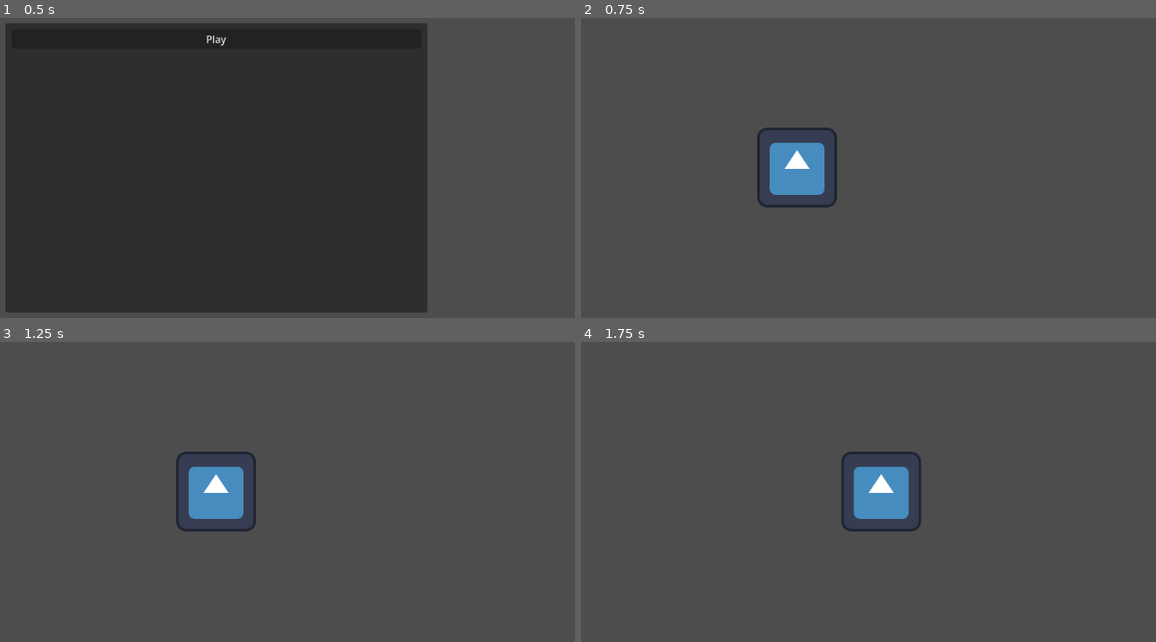
Above: before the commit, frames 1-4 (two rows, left to right).
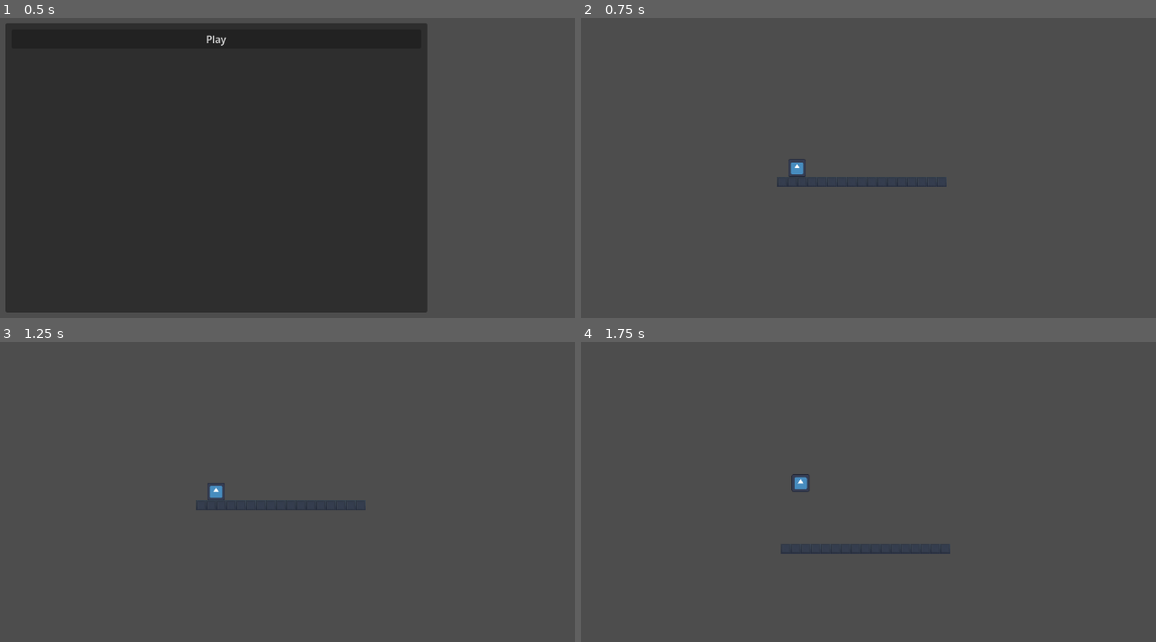
Above: after the commit, the same moments.

Repository: Husky0908/2DPlatformer
Game: Godot game, scene res://scenes/main_menu.tscn
Same seed, same stepped clock (60 frames per second), same inputs: the game is played once before the commit and once after it. The engine's default icon, where the game draws it, is replaced by a stand-in: a white triangle on a blue panel in a dark square.
Inputs:
- Up to frame 1 (0.5 s): no input
- Up to frame 2 (0.75 s): click "Play" at 0.5 s
- Up to frame 3 (1.25 s): no input
- Up to frame 4 (1.75 s): tap Enter (ui_accept) at 1.25, 1.52 s; hold Right (ui_right) from 1.28 s (still down); tap A (a, bound only after the commit) at 1.35 s; tap D (d, bound only after the commit) at 1.55 s

Frame 1 is identical in both runs. In frame 2, 2.5% of the frame differs, in the area x 30-64%, y 36-64%; in frame 3, 2.4%; in frame 4, 2.9%, in the area x 34-65%, y 36-71%.

Commit message:
kezdetleges dolgok

Diff:
--- a/project.godot
+++ b/project.godot
@@ -15,6 +15,29 @@
 config/features=PackedStringArray("4.6", "Mobile")
 config/icon="res://icon.svg"
 
+[input]
+
+w={
+"deadzone": 0.2,
+"events": [Object(InputEventKey,"resource_local_to_scene":false,"resource_name":"","device":-1,"window_id":0,"alt_pressed":false,"shift_pressed":false,"ctrl_pressed":false,"meta_pressed":false,"pressed":false,"keycode":0,"physical_keycode":87,"key_label":0,"unicode":119,"location":0,"echo":false,"script":null)
+]
+}
+a={
+"deadzone": 0.2,
+"events": [Object(InputEventKey,"resource_local_to_scene":false,"resource_name":"","device":-1,"window_id":0,"alt_pressed":false,"shift_pressed":false,"ctrl_pressed":false,"meta_pressed":false,"pressed":false,"keycode":0,"physical_keycode":65,"key_label":0,"unicode":97,"location":0,"echo":false,"script":null)
+]
+}
+s={
+"deadzone": 0.2,
+"events": [Object(InputEventKey,"resource_local_to_scene":false,"resource_name":"","device":-1,"window_id":0,"alt_pressed":false,"shift_pressed":false,"ctrl_pressed":false,"meta_pressed":false,"pressed":false,"keycode":0,"physical_keycode":83,"key_label":0,"unicode":115,"location":0,"echo":false,"script":null)
+]
+}
+d={
+"deadzone": 0.2,
+"events": [Object(InputEventKey,"resource_local_to_scene":false,"resource_name":"","device":-1,"window_id":0,"alt_pressed":false,"shift_pressed":false,"ctrl_pressed":false,"meta_pressed":false,"pressed":false,"keycode":0,"physical_keycode":68,"key_label":0,"unicode":100,"location":0,"echo":false,"script":null)
+]
+}
+
 [physics]
 
 3d/physics_engine="Jolt Physics"
--- a/scenes/game.tscn
+++ b/scenes/game.tscn
@@ -1,9 +1,75 @@
 [gd_scene format=3 uid="uid://23asf1wk5u0l"]
 
 [ext_resource type="PackedScene" uid="uid://bja3f46fectnk" path="res://scenes/player.tscn" id="1_uwrxv"]
+[ext_resource type="Texture2D" uid="uid://cuuep3v7uo6vy" path="res://assets/tileset2.png" id="2_lnu2h"]
+
+[sub_resource type="TileSetAtlasSource" id="TileSetAtlasSource_lbhrr"]
+texture = ExtResource("2_lnu2h")
+0:0/0 = 0
+0:0/0/physics_layer_0/polygon_0/points = PackedVector2Array(-8, -8, 8, -8, 8, 8, -8, 8)
+1:0/0 = 0
+2:0/0 = 0
+3:0/0 = 0
+4:0/0 = 0
+5:0/0 = 0
+6:0/0 = 0
+7:0/0 = 0
+8:0/0 = 0
+9:0/0 = 0
+0:1/0 = 0
+0:1/0/physics_layer_0/polygon_0/points = PackedVector2Array(-8, -8, 8, -8, 8, 8, -8, 8)
+1:1/0 = 0
+2:1/0 = 0
+3:1/0 = 0
+4:1/0 = 0
+5:1/0 = 0
+6:1/0 = 0
+7:1/0 = 0
+8:1/0 = 0
+9:1/0 = 0
+0:2/0 = 0
+1:2/0 = 0
+2:2/0 = 0
+3:2/0 = 0
+4:2/0 = 0
+5:2/0 = 0
+6:2/0 = 0
+7:2/0 = 0
+8:2/0 = 0
+9:2/0 = 0
+0:3/0 = 0
+1:3/0 = 0
+2:3/0 = 0
+3:3/0 = 0
+4:3/0 = 0
+5:3/0 = 0
+6:3/0 = 0
+7:3/0 = 0
+8:3/0 = 0
+9:3/0 = 0
+0:4/0 = 0
+1:4/0 = 0
+2:4/0 = 0
+3:4/0 = 0
+4:4/0 = 0
+5:4/0 = 0
+6:4/0 = 0
+7:4/0 = 0
+8:4/0 = 0
+9:4/0 = 0
+
+[sub_resource type="TileSet" id="TileSet_lbhrr"]
+physics_layer_0/collision_layer = 1
+sources/0 = SubResource("TileSetAtlasSource_lbhrr")
 
 [node name="Game" type="Node2D" unique_id=1340763905]
 
 [node name="Player" parent="." unique_id=1165869470 instance=ExtResource("1_uwrxv")]
 
-[node name="Camera2D" type="Camera2D" parent="." unique_id=1365269522]
+[node name="Camera2D" type="Camera2D" parent="Player" unique_id=2090967884]
+position_smoothing_enabled = true
+
+[node name="TileMap" type="TileMap" parent="." unique_id=919987060]
+tile_set = SubResource("TileSet_lbhrr")
+format = 2
+layer_0/tile_data = PackedInt32Array(131070, 0, 0, 131071, 0, 0, 65536, 0, 0, 65537, 0, 0, 65538, 0, 0, 65539, 0, 0, 65540, 0, 0, 65541, 0, 0, 65542, 0, 0, 65543, 0, 0, 65544, 0, 0, 65545, 0, 0, 65546, 0, 0, 65547, 0, 0, 65548, 0, 0, 65549, 0, 0, 65550, 0, 0)
--- a/scenes/player.tscn
+++ b/scenes/player.tscn
@@ -7,6 +7,7 @@
 size = Vector2(126, 129)
 
 [node name="Player" type="CharacterBody2D" unique_id=1165869470]
+scale = Vector2(0.225, 0.225)
 script = ExtResource("1_g2els")
 
 [node name="CollisionShape2D" type="CollisionShape2D" parent="." unique_id=1722512802]
--- a/scripts/player.gd
+++ b/scripts/player.gd
@@ -7,16 +7,16 @@
 
 func _physics_process(delta: float) -> void:
 	# Add the gravity.
-#	if not is_on_floor():
-#		velocity += get_gravity() * delta
+	if not is_on_floor():
+		velocity += get_gravity() * delta
 
 	# Handle jump.
-	if Input.is_action_just_pressed("ui_accept") and is_on_floor():
+	if (Input.is_action_pressed("ui_accept") or Input.is_action_pressed("w")) and is_on_floor():
 		velocity.y = JUMP_VELOCITY
 
 	# Get the input direction and handle the movement/deceleration.
 	# As good practice, you should replace UI actions with custom gameplay actions.
-	var direction := Input.get_axis("ui_left", "ui_right")
+	var direction := Input.get_axis("a", "d")
 	if direction:
 		velocity.x = direction * SPEED
 	else:
Binary file added: assets/tileset2.png
Not shown, added: assets/tileset2.png.import
